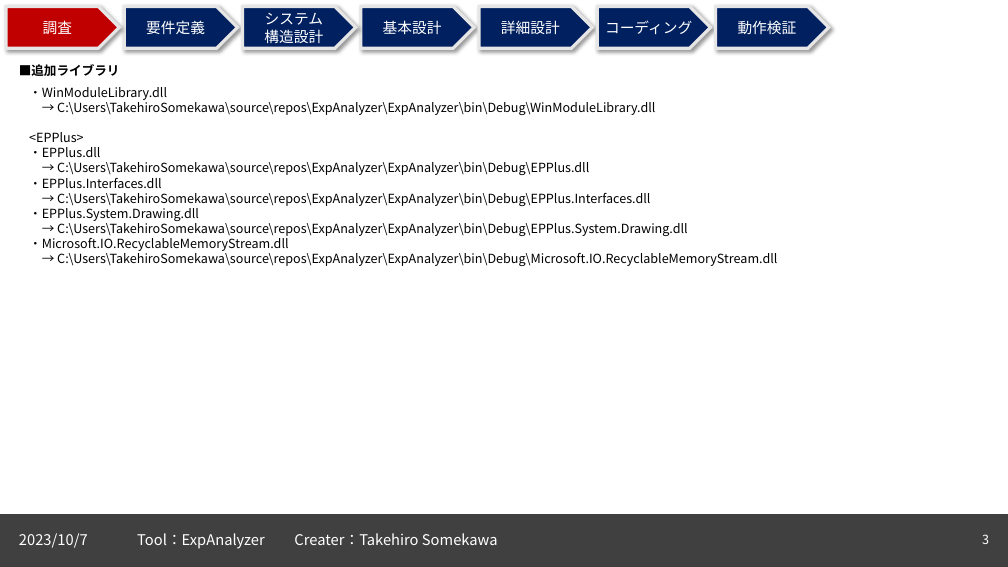
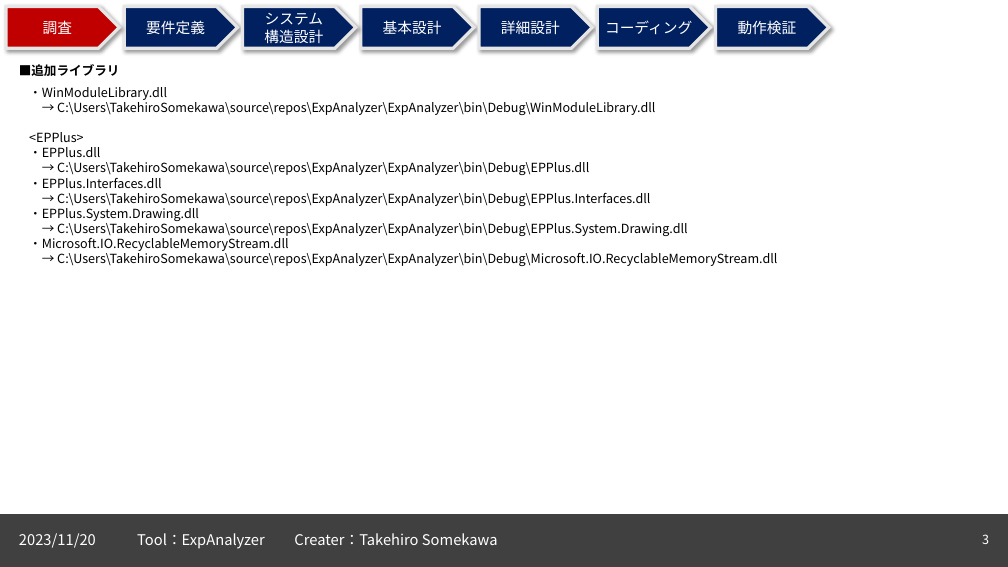
Before and after one commit to TakechiyoVodka/ExpAnalyzer, a slide deck: slide 3 of ExpAnalyzer/DataSheets/ExpAnalyzer_仕様書.pptx. Drawn at 1008x567 pixels with LibreOffice and Linux fonts; fonts in the diff are those of the drawing. Boxes give left, top, right and bottom in pixels: in the first picture for what was removed or moved away, otherwise in the second. Text is boxed around its words. In the diff, an @@ line names an element or a change of style, - is before the commit and + after.

```diff
--- a/ExpAnalyzer/DataSheets/ExpAnalyzer_仕様書.pptx
+++ b/ExpAnalyzer/DataSheets/ExpAnalyzer_仕様書.pptx
@@ text at (19,533,96,548): text changed @@
-2023/10/7
+2023/11/20
```
Also in this commit, not shown: 2 other slides changed, 1 slide added.
